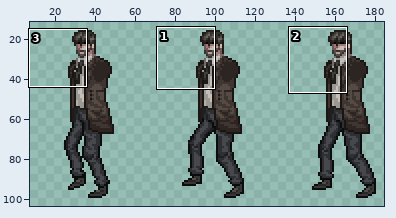
Sprite sheet, stored at Assets/Sprites/MainCharacter/Animations/ShootInstance/ShootInstanceWalking.png. The picture above shows the old version from afar; the outline marks the close-up.
Close-up. Earlier state:
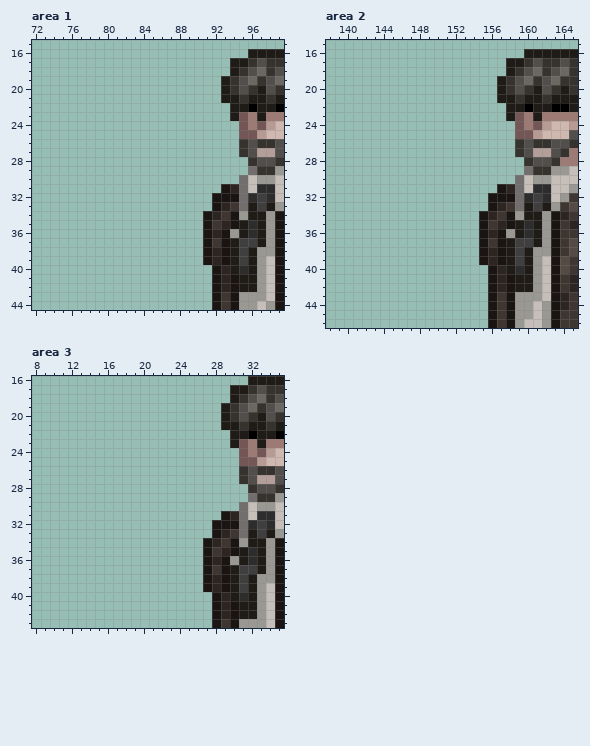
The file is 192x112 pixels. Colours within 5 levels of each other are drawn and written as one. Shown: area 1: x 72..99, y 15..44; area 2: x 138..165, y 15..46; area 3: x 8..35, y 16..43. The wide view leaves out empty margins.
Now the later version:
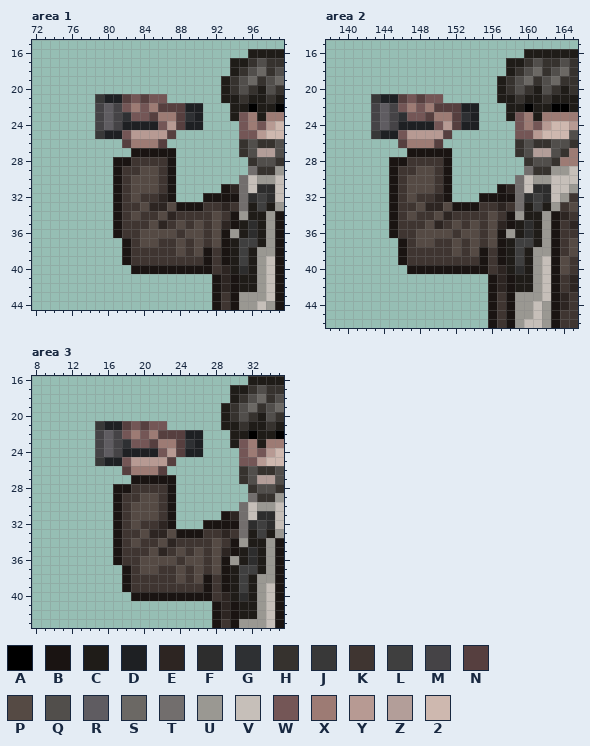
Palette (. is transparent): A #000000  B #1a1412  C #1f1c18  D #1e2023  E #2d2522  F #2d2d2d  G #2e3033  H #36322e  J #383838  K #3f3531  L #3f3f3f  M #454346  N #563f3f  P #554a44  Q #514e4b  R #5f5c61  S #6b6864  T #726e6d  U #9a9892  V #c6bfb9  W #745656  X #9d7b74  Y #b79a93  Z #b39e99  2 #ceb8af
The edit:
--- area 1
@@ x 77..94 @@
 20 ................CH
-21 ................CC
-22 .................C
-23 .................C
-24 ..................
-25 ..................
-26 ..................
-27 ..................
-28 ..................
-29 ..................
-30 ..................
-31 ................BE
-32 ...............BBB
-33 ...............BEK
-34 ..............BEKB
-35 ..............BKEB
-36 ..............BEBU
-37 ..............BKBC
-38 ..............BEBC
-39 ..............BEBC
-40 ...............BEC
+21 ..JDDNWNWW......CC
+22 ..MRMWXWXNNNDD...C
+23 ..MRMGWWNXXNGD...C
+24 ..MRMDDDDWYNDD....
+25 ..JDDWYYYYN.......
+26 .....NXXXN........
+27 ......BBBBB.......
+28 ....BBKKKKB.......
+29 ....BKKPPKB.......
+30 ....BKPPPKB.......
+31 ....BKPPPKB.....BE
+32 ....BKPKKEB...BBBB
+33 ....BKKPEEPBBBKKEK
+34 ....BKPKKPEKKKKPKB
+35 ....BKKKPEKPKPKPEB
+36 ....BKKPPPPKPPKPBU
+37 .....BKPPKKPKPKPBC
+38 .....BKKKKKPKPBKBC
+39 .....BKKKKKKKKBKBC
+40 ......BBBBBBBBBKEC
 41 ...............BEB
--- area 2
@@ x 141..158 @@
 20 ................CH
-21 ................CC
-22 .................C
-23 .................C
-24 ..................
-25 ..................
-26 ..................
-27 ..................
-28 ..................
-29 ..................
-30 ..................
-31 ................BE
-32 ...............BBB
-33 ...............BEK
-34 ..............BEKB
-35 ..............BKEB
-36 ..............BEBU
-37 ..............BKBC
-38 ..............BEBC
-39 ..............BEBC
-40 ...............BEC
+21 ..JDDNWNWW......CC
+22 ..MRMWXWXNNNDD...C
+23 ..MRMGWWNXXNGD...C
+24 ..MRMDDDDWYNDD....
+25 ..JDDWYYYYN.......
+26 .....NXXXN........
+27 ......BBBBB.......
+28 ....BBKKKKB.......
+29 ....BKKPPKB.......
+30 ....BKPPPKB.......
+31 ....BKPPPKB.....BE
+32 ....BKPKKEB...BBBB
+33 ....BKKPEEPBBBKKEK
+34 ....BKPKKPEKKKKPKB
+35 ....BKKKPEKPKPKPEB
+36 ....BKKPPPPKPPKPBU
+37 .....BKPPKKPKPKPBC
+38 .....BKKKKKPKPBKBC
+39 .....BKKKKKKKKBKBC
+40 ......BBBBBBBBBKEC
 41 ...............BEB
--- area 3
@@ x 13..30 @@
 20 ................CH
-21 ................CC
-22 .................C
-23 .................C
-24 ..................
-25 ..................
-26 ..................
-27 ..................
-28 ..................
-29 ..................
-30 ..................
-31 ................BE
-32 ...............BBB
-33 ...............BEK
-34 ..............BEKB
-35 ..............BKEB
-36 ..............BEBU
-37 ..............BKBC
-38 ..............BEBC
-39 ..............BEBC
-40 ...............BEC
+21 ..JDDNWNWW......CC
+22 ..MRMWXWXNNNDD...C
+23 ..MRMGWWNXXNGD...C
+24 ..MRMDDDDWYNDD....
+25 ..JDDWYYYYN.......
+26 .....NXXXN........
+27 ......BBBBB.......
+28 ....BBKKKKB.......
+29 ....BKKPPKB.......
+30 ....BKPPPKB.......
+31 ....BKPPPKB.....BE
+32 ....BKPKKEB...BBBB
+33 ....BKKPEEPBBBKKEK
+34 ....BKPKKPEKKKKPKB
+35 ....BKKKPEKPKPKPEB
+36 ....BKKPPPPKPPKPBU
+37 .....BKPPKKPKPKPBC
+38 .....BKKKKKPKPBKBC
+39 .....BKKKKKKKKBKBC
+40 ......BBBBBBBBBKEC
 41 ...............BEB
Pixel boxes of the changes (left, top, right, bottom) in both close-ups:
changed: (95, 94, 221, 274)
changed: (371, 94, 497, 274)
changed: (95, 421, 221, 601)
